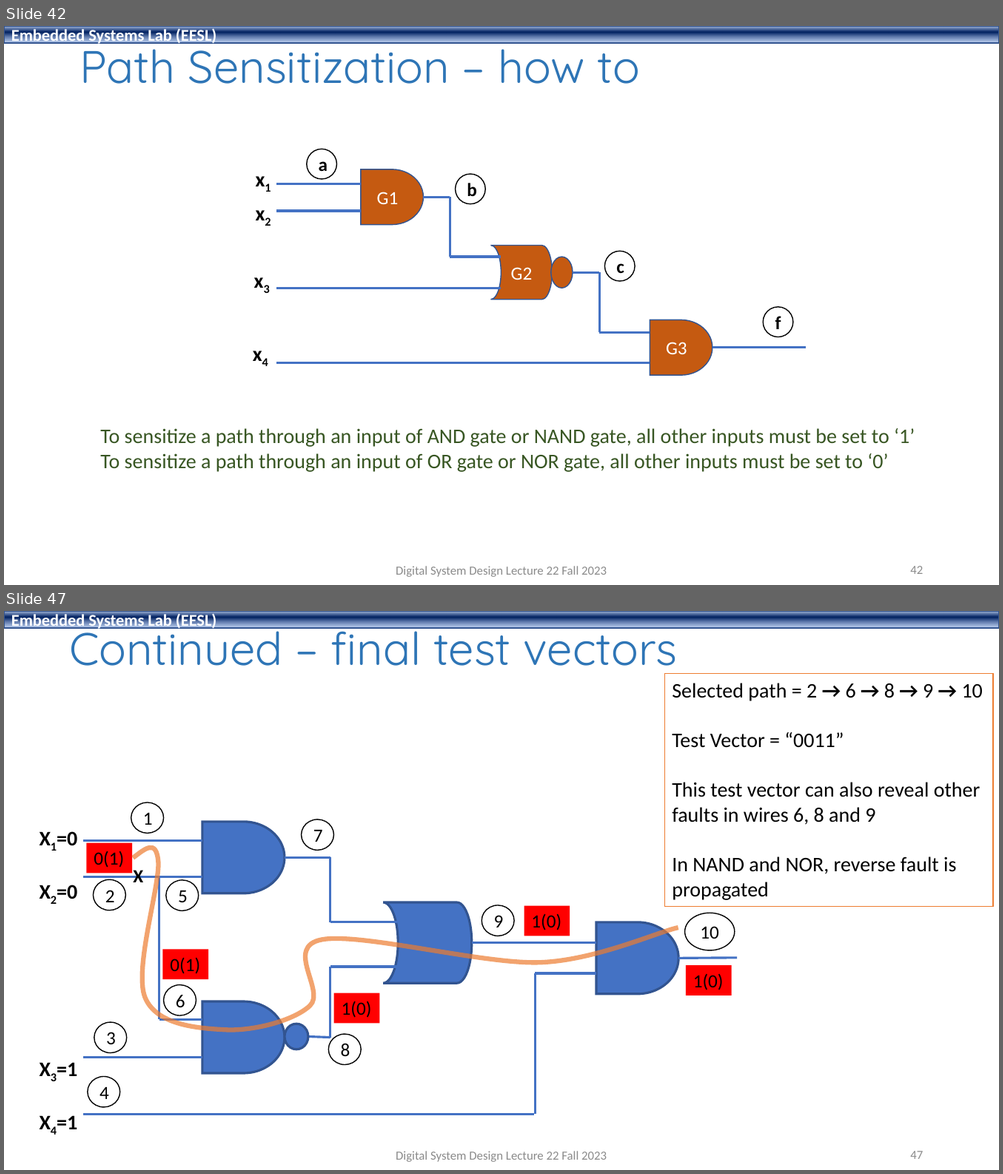
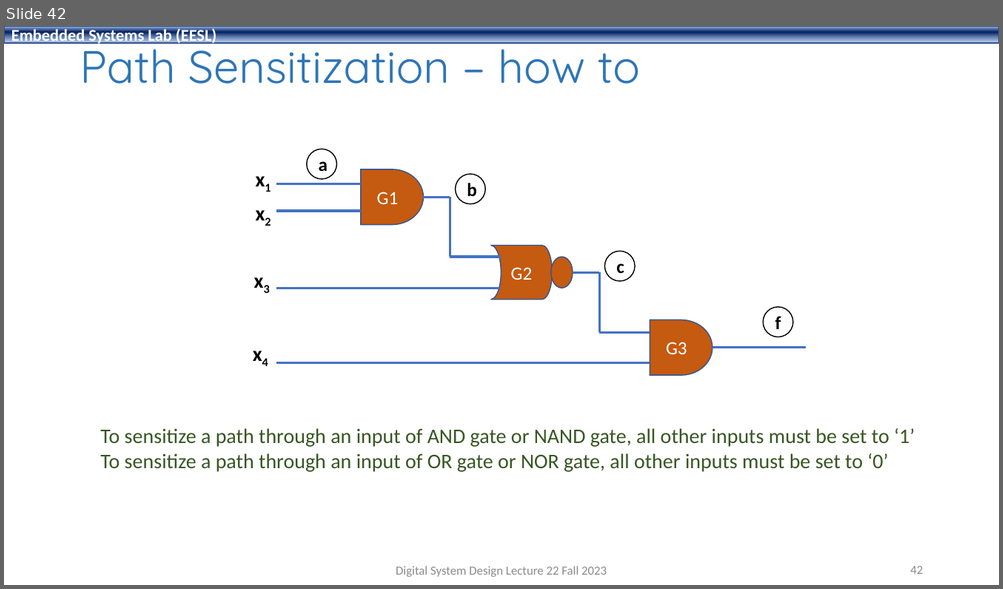
Before and after one commit to shahidmasud/shahidmasud.github.io, a slide deck: DSD_Lec22_Fall2023.ppsx. Shown one above the other, each under a label of ours: slides 42 and 47 before the commit, slide 42 after it; the slides between them are not shown. The pictures are 1003x1174 and 1003x589 pixels, drawn with LibreOffice and Linux fonts; fonts in the diff are those of the drawing; background and template pictures are left out. Boxes give left, top, right and bottom in pixels: in the first picture for what was removed or moved away, otherwise in the second. Text is boxed around its words. In the diff, an @@ line names an element or a change of style, - is before the commit and + after.

```diff
--- a/DSD_Lec22_Fall2023.ppsx
+++ b/DSD_Lec22_Fall2023.ppsx
@@ slide 47 removed at (4, 611, 999, 1170), background #FFFFFF; not listed: 1 template element that a slide beside it also shows @@
@@ title removed at (69, 618, 677, 677) @@
-Continued – final test vectors
@@ rectangle removed at (664, 674, 993, 907) @@
-Selected path = 2 → 6 → 8 → 9 → 10
-Test Vector = “0011”
-This test vector can also reveal other
-faults in wires 6, 8 and 9
-In NAND and NOR, reverse fault is
-propagated
@@ group removed at (57, 803, 737, 1130): 16 lines, 11 ellipses, 5 rectangles, 3 flow chart delays, 2 texts, 1 flow chart online storage, 1 freeform shape @@
-X
-1
-2
-5
-3
-4
-7
-8
-9
-10
-X1=0
-X2=0
-X3=1
-X4=1
-0(1)
-0(1)
-1(0)
-1(0)
-6
-1(0)
@@ text removed at (395, 1151, 606, 1162) @@
-Digital System Design Lecture 22 Fall 2023
@@ page number removed at (910, 1151, 922, 1159) @@
-47
```
Also in this commit, not shown: 10 other slides removed, 3 other files.
